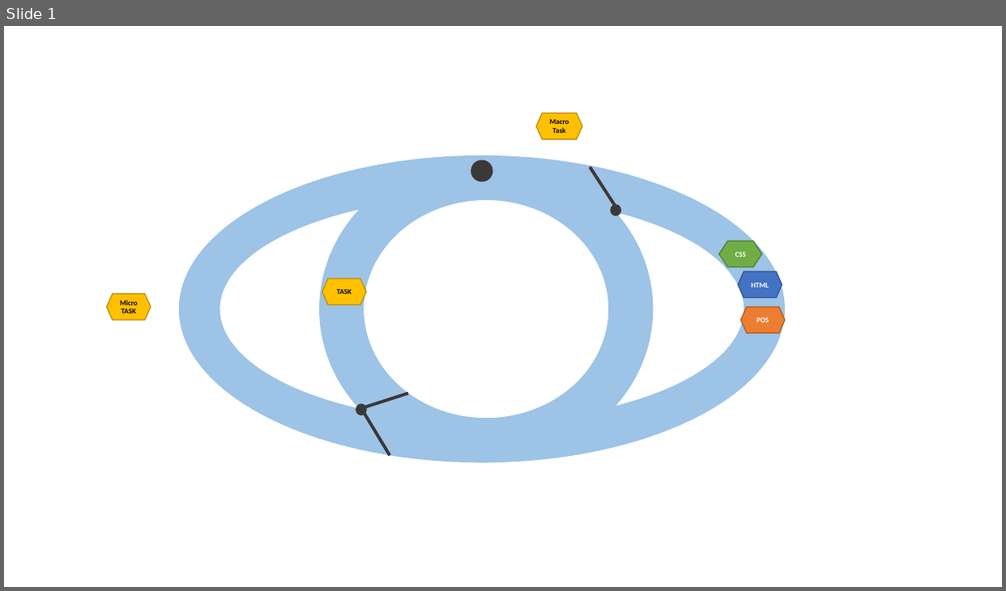
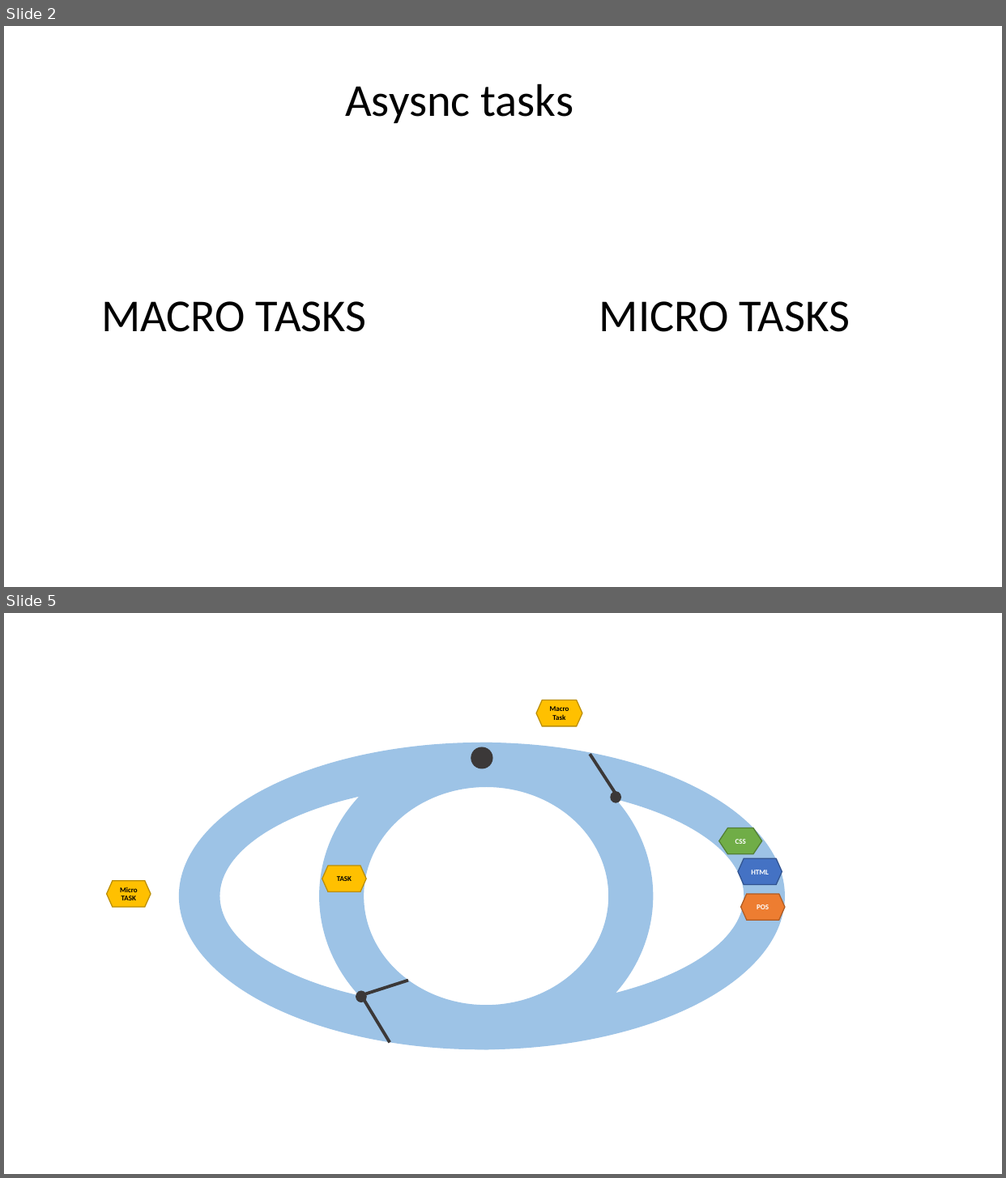
Before and after one commit to AyoubBouarrha/rxjs-lab, a slide deck: presentation.pptx. Shown one above the other, each under a label of ours: slide 1 before the commit, slides 2 and 5 after it; the slides between them are not shown. The pictures are 1006x591 and 1006x1178 pixels, drawn with LibreOffice and Linux fonts; fonts in the diff are those of the drawing. Boxes give left, top, right and bottom in pixels: in the first picture for what was removed or moved away, otherwise in the second. Text is boxed around its words. In the diff, an @@ line names an element or a change of style, - is before the commit and + after.

```diff
--- a/presentation.pptx
+++ b/presentation.pptx
@@ slide 2 added at bbox=[4, 26, 1002, 587], background #FFFFFF @@
@@ title added at bbox=[345, 84, 573, 123], 44 pt, text #000000 @@
+Asysnc tasks
@@ text added at bbox=[101, 301, 366, 332], 44 pt, text #000000 @@
+MACRO TASKS
@@ text added at bbox=[599, 301, 850, 332], 44 pt, text #000000 @@
+MICRO TASKS
@@ what was slide 1 is now slide 5 @@
```
Also in this commit, not shown: 4 other slides added.
